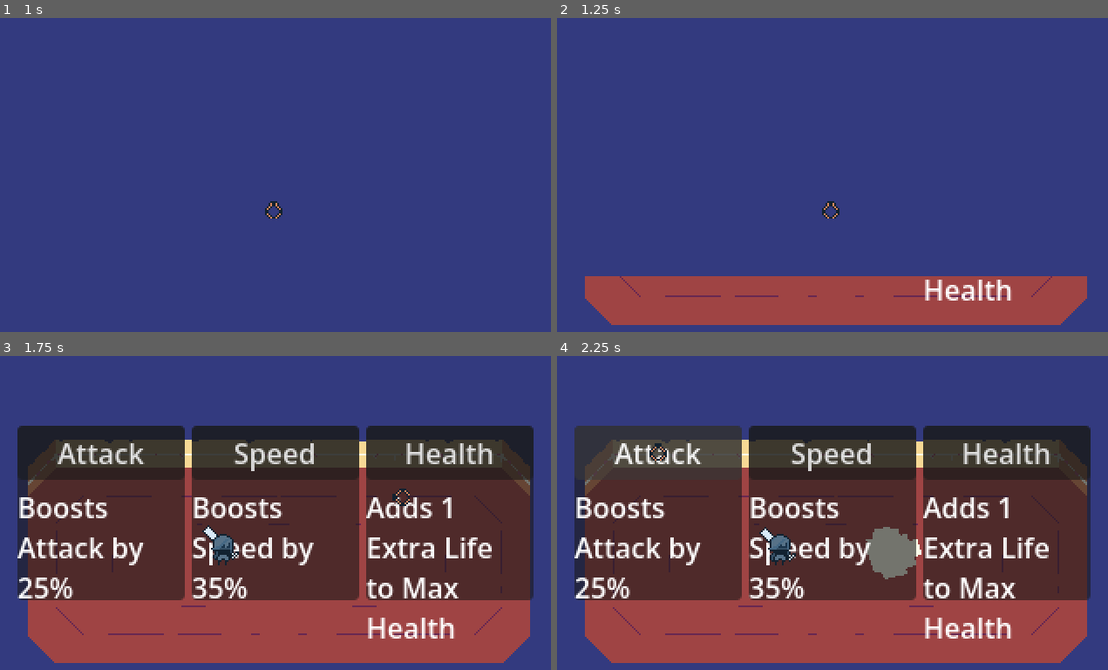
Above: before the commit, frames 1-4 (two rows, left to right).
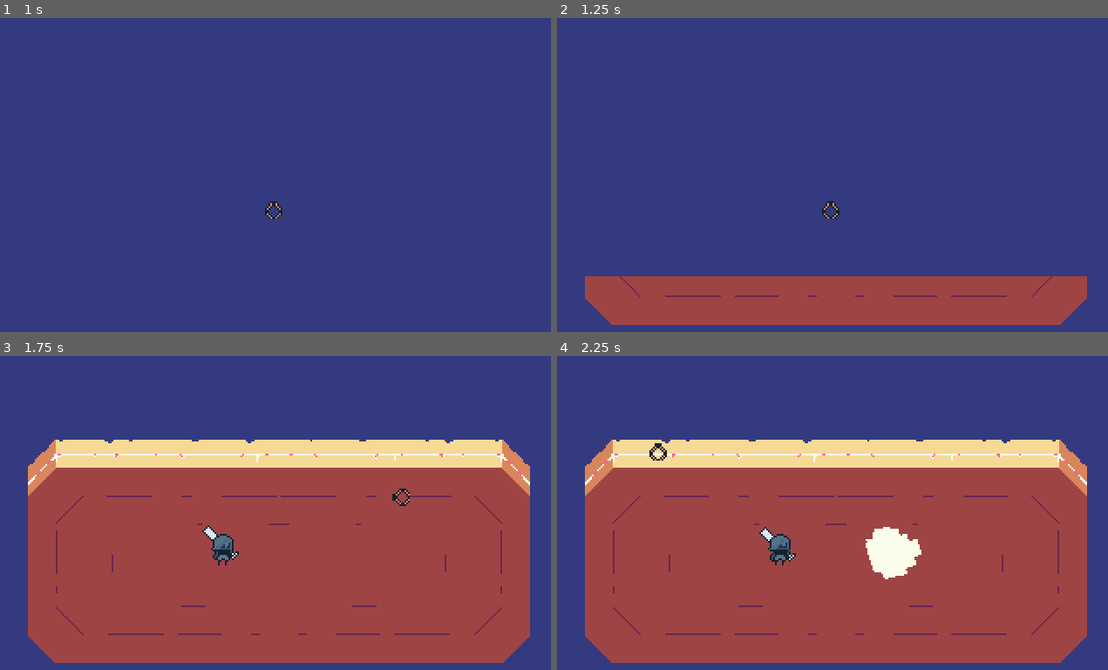
Above: after the commit, the same moments.

Repository: studio-starlight/brackeys-26-1
Game: Godot game, scene res://Scenes/Levels/main_menu.tscn
Same seed, same stepped clock (60 frames per second), same inputs: the game is played once before the commit and once after it.
Inputs (mouse positions are in pixels of both pictures, inside the frame that each line leads up to):
- Up to frame 1 (1 s): click "Play" at 0.5 s
- Up to frame 2 (1.25 s): no input
- Up to frame 3 (1.75 s): move the mouse to (402, 497) at 1.27 s; press the mouse at (402, 497) at 1.28 s; hold D (right) from 1.28 s (still down)
- Up to frame 4 (2.25 s): release D (right) at 2 s; release the mouse at (959, 497) at 2 s; click (656, 453) at 2 s, where only the run before the commit has a clickable "Attack"

Frame 1 is identical in both runs. In frame 2, 0.6% of the frame differs, in the area x 66-83%, y 83-90%; in frame 3, 51%, in the area x 3-97%, y 22-90%; in frame 4, 51%.

Commit message:
Minor changes

Diff:
--- a/Scenes/Levels/game.tscn
+++ b/Scenes/Levels/game.tscn
@@ -505,6 +505,7 @@
 polygon = PackedVector2Array(32, 64, 16, 80, 16, 160, 32, 176, 288, 176, 304, 160, 304, 80, 288, 64, 32, 64, 32, 32, 288, 32, 312, 56, 312, 168, 288, 192, 32, 192, 8, 176, 8, 56, 32, 32)
 
 [node name="UpgradeManager" type="Node2D" parent="." unique_id=1803625167]
+visible = false
 script = ExtResource("24_rar5s")
 upgrades = Array[ExtResource("26_cppk6")]([SubResource("Resource_17vb1"), SubResource("Resource_kv0vm"), SubResource("Resource_7d2jk")])
 
@@ -519,6 +520,7 @@
 pivot_offset_ratio = Vector2(0.5, 0)
 size_flags_horizontal = 4
 size_flags_vertical = 0
+mouse_filter = 2
 alignment = 1
 
 [node name="Upgrade1" type="Panel" parent="UpgradeManager/Upgrades" unique_id=1723768740]
--- a/Scripts/Globals/game_manager.gd
+++ b/Scripts/Globals/game_manager.gd
@@ -23,8 +23,11 @@
 }
 var current_game_state : GameState
 
+var collected_upgrades : Array[UpgradeData]
+
 func reset_story() -> void:
 	current_story_event = StoryEvent.START
+	collected_upgrades.clear()
 
 func advance_story_event() -> void:
 	if current_story_event < StoryEvent.ENDING:
--- a/Scripts/Systems/game.gd
+++ b/Scripts/Systems/game.gd
@@ -17,6 +17,7 @@
 	EventBus.connect("wave_end", _on_wave_end)
 	EventBus.connect("cutscene_start", _start_cutscene)
 	EventBus.connect("cutscene_end", _on_cutscene_end)
+	EventBus.connect("upgrade_selected", _on_selected_upgrade)
 	EventBus.connect("slow_time", _on_slow_time)
 	Engine.time_scale = 1.0
 	hud.visible = false
@@ -50,6 +51,13 @@
 	EventBus.emit_signal("wave_start")
 
 func _on_wave_end() -> void:
+	player.disabled = true
+	hud.visible = false
+	upgrade_manager.visible = true
+	upgrade_manager.setup_upgrades()
+
+func _on_selected_upgrade(upgrade_data : UpgradeData) -> void:
+	upgrade_manager.visible = false
 	EventBus.emit_signal("cutscene_start")
 
 func _on_slow_time(slow_time : float, duration : float) -> void:
